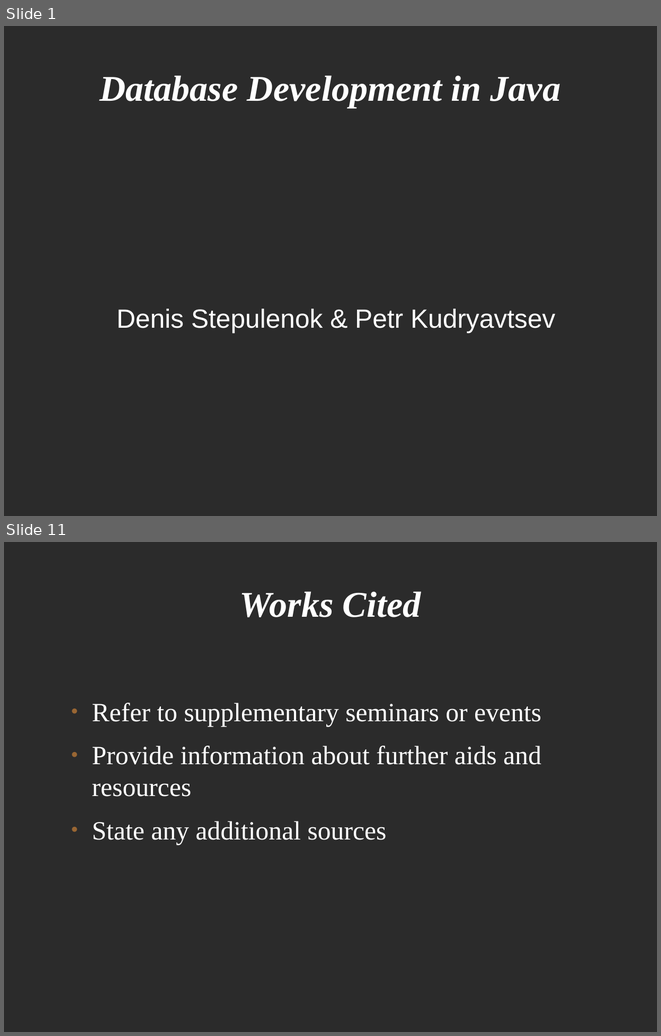
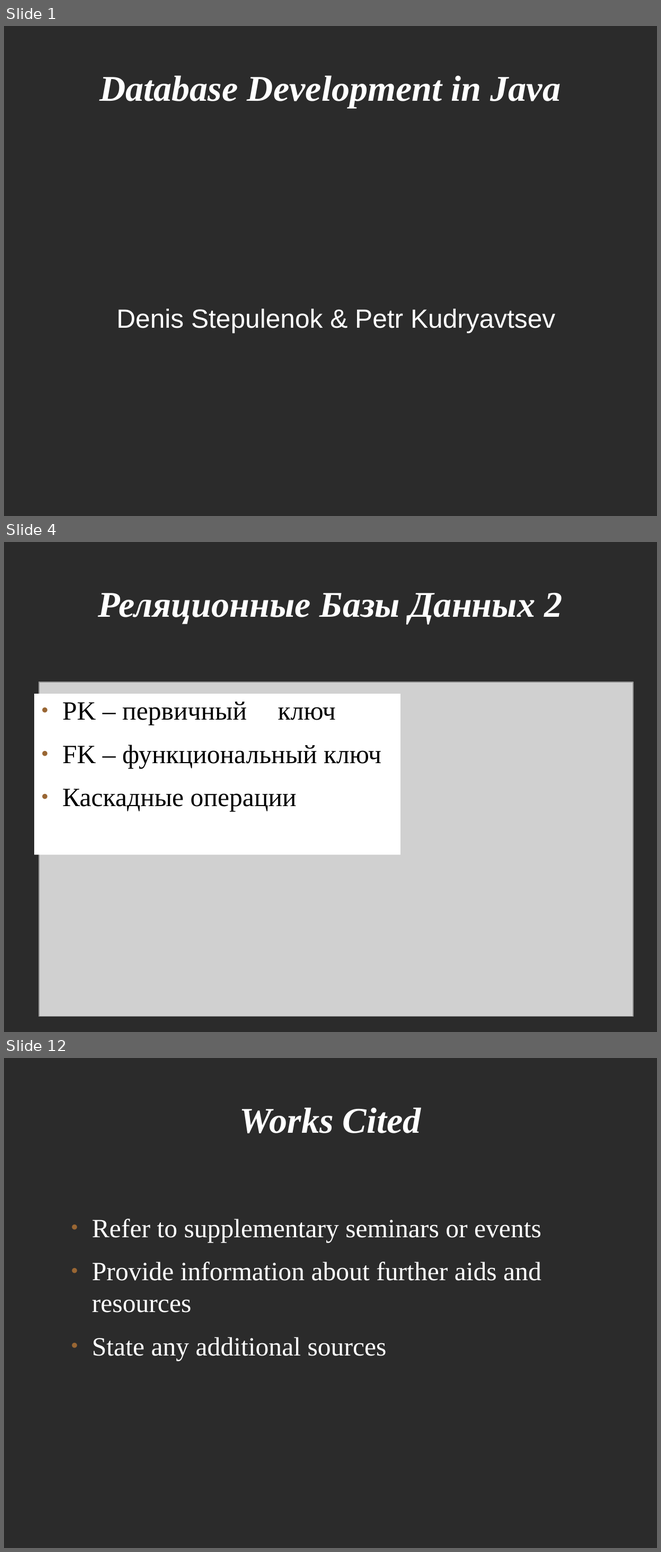
Before and after one commit to levelp/java, a slide deck: Java Databases.odp. Shown one above the other, each under a label of ours: slides 1 and 11 before the commit, slides 1, 4 and 12 after it; the slides between them are not shown. The pictures are 661x1036 and 661x1552 pixels, drawn with LibreOffice and Linux fonts; fonts in the diff are those of the drawing; grey boxes stand for pictures; background and template pictures are left out; a plain dark background stands for a picture behind light text. Boxes give left, top, right and bottom in pixels: in the first picture for what was removed or moved away, otherwise in the second. Text is boxed around its words. In the diff, an @@ line names an element or a change of style, - is before the commit and + after.

```diff
--- a/Java Databases.odp
+++ b/Java Databases.odp
@@ slide 4 added at [4,542,657,1032], background picture (left out) @@
@@ title added at [98,592,562,624], 44 pt, text #FFFFFF, bold, italic @@
+Реляционные Базы Данных 2
@@ picture added at [39,682,633,1016] @@
@@ text added at [34,694,400,860], fill #FFFFFF, 32 pt, text #000000 @@
+● PK – первичный ключ
+● FK – функциональный ключ
+● Каскадные операции
@@ what was slide 11 is now slide 12 @@
```
Also in this commit, not shown: 9 other slides added, 9 slides removed, 1 other file.
